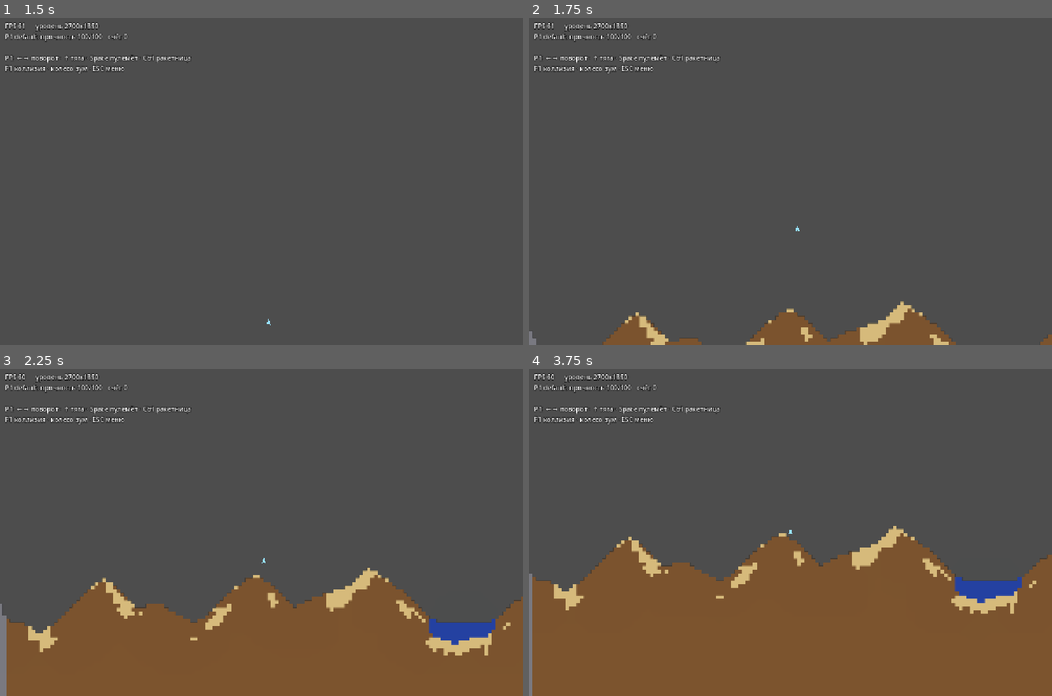
Above: before the commit, frames 1-4 (two rows, left to right).
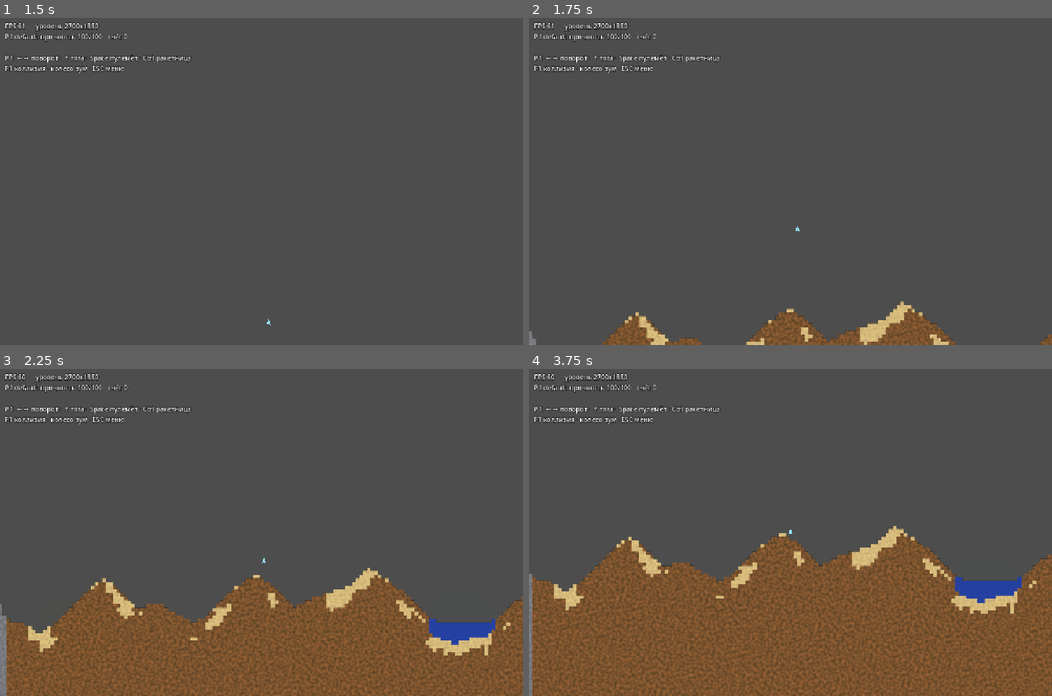
Above: after the commit, the same moments.

Repository: apbrandom/Scoria
Game: Godot game, scene res://scenes/menu/main_menu.tscn
Same seed, same stepped clock (60 frames per second), same inputs: the game is played once before the commit and once after it.
Inputs (mouse positions are in pixels of both pictures, inside the frame that each line leads up to):
- Up to frame 1 (1.5 s): click "Играть" at 0.5 s; click "Один игрок" at 1.25 s
- Up to frame 2 (1.75 s): no input
- Up to frame 3 (2.25 s): tap Enter at 2 s; move the mouse to (376, 516) at 2.02 s; tap R at 2.1 s; click (376, 516) at 2.17 s
- Up to frame 4 (3.75 s): move the mouse to (685, 548) at 2.77 s; tap 1 at 2.85 s; click (685, 548) at 2.92 s; tap Space at 3.5 s; move the mouse to (842, 460) at 3.52 s; tap 2 at 3.6 s; click (842, 460) at 3.67 s

Frame 1 is identical in both runs. In frame 2, less than 0.1% of the frame differs, in the area x 14-100%, y 90-100%; in frame 3, 0.7%; in frame 4, 1.0%, in the area x 0-100%, y 51-100%.

Commit message:
SandLevelGen: шумовая текстура цвета — блочность клеток убрана
Заказчик заметил вживую блочный рельеф, спросил про шейдеры. Причина не в
рендере: _bake_images красила каждый блок CELL_PX x CELL_PX (6x6px) одним
плоским цветом. TestLevelGen уже решал это шумовой модуляцией detail —
применил тот же приём здесь: FastNoiseLite.get_image() на весь холст,
модуляция r/g/b на пиксель для твёрдых материалов. Вода без зерна
намеренно (не сыпучий материал).

Реальные скриншоты (notes/img/sand_level_detail_*.png) подтверждают —
земля/песок зернистые, граница клеток не читается сеткой. CELL_PX не
трогал — самостоятельный дешёвый шаг.

Регрессия: test_sand_level_gen 8/8 (детерминизм цел), полная регрессия
9 сцен без изменений.

Co-Authored-By: Claude Opus 4.8 <noreply@anthropic.com>

Diff:
--- a/Wings-clone/scripts/level/sand_level_gen.gd
+++ b/Wings-clone/scripts/level/sand_level_gen.gd
@@ -64,7 +64,7 @@
 		sim.step()
 		ticks += 1
 
-	return _bake_images(sim, grid_w, grid_h, size, palette)
+	return _bake_images(sim, grid_w, grid_h, size, palette, rng_seed)
 
 
 ## Насыпает исходную форму ДО первого step(): холмистая поверхность (шум) —
@@ -141,14 +141,33 @@
 		_: return TerrainPalette.Cls.EMPTY
 
 
+## Мелкая шумовая вариация цвета ВНУТРИ клетки — без неё блок CELL_PX×CELL_PX
+## однотонный, и граница клеток читается как ровная сетка ("пиксель-арт"),
+## что прямо противоречит заявленному HD-стилю проекта (CLAUDE.md). Тот же
+## приём, что уже в TestLevelGen: один вызов FastNoiseLite.get_image() на весь
+## холст (дёшево, С++), не get_noise_2d() на каждый пиксель (дорого в GDScript).
+static func _detail_noise_bytes(rng_seed: int, size: Vector2i) -> PackedByteArray:
+	var n := FastNoiseLite.new()
+	n.seed = rng_seed
+	n.frequency = 0.15
+	n.fractal_octaves = 1
+	# FORMAT_L8, значения нормализованы в 0..255 (128 ~ ноль исходного шума)
+	return n.get_image(size.x, size.y, false, false, true).get_data()
+
+
 ## Разворачивает осевшую сетку SandSim в пиксельные Image (visual+mask) в
-## разрешении output_size — каждая клетка становится блоком CELL_PX×CELL_PX.
+## разрешении output_size — каждая клетка становится блоком CELL_PX×CELL_PX,
+## но цвет пикселя внутри блока модулируется шумом (см. _detail_noise_bytes),
+## не одна плоская заливка на весь блок.
 static func _bake_images(sim, grid_w: int, grid_h: int, output_size: Vector2i,
-		palette: TerrainPalette) -> Dictionary:
+		palette: TerrainPalette, rng_seed: int) -> Dictionary:
 	var w := output_size.x
 	var h := output_size.y
 	var vis := PackedByteArray(); vis.resize(w * h * 4)
 	var msk := PackedByteArray(); msk.resize(w * h * 4)
+	# +7 — отдельная соль от seed, который уже занят height_noise (rng_seed) и
+	# patch_noise (rng_seed+1) в _carve_initial_terrain — не тот же узор шума.
+	var detail := _detail_noise_bytes(rng_seed + 7, output_size)
 
 	var mr := PackedByteArray(); mr.resize(TerrainPalette.CLASS_COUNT)
 	var mg := PackedByteArray(); mg.resize(TerrainPalette.CLASS_COUNT)
@@ -170,27 +189,40 @@
 			if block_w <= 0:
 				continue
 			var cls := _cls_of(sim.get_cell(gx, gy))
-			var r := 0
-			var g := 0
-			var b := 0
-			var a := 255
-			match cls:
-				TerrainPalette.Cls.EMPTY:
-					a = 0
-				TerrainPalette.Cls.WATER:
-					r = 24; g = 60; b = 190; a = 190
-				TerrainPalette.Cls.INDESTRUCTIBLE:
-					r = 120; g = 120; b = 128
-				TerrainPalette.Cls.SOFT:
-					r = 214; g = 186; b = 122  # песок — светлый тёплый
-				_:  # NORMAL — земля
-					r = 122; g = 82; b = 46
+			var a := 0 if cls == TerrainPalette.Cls.EMPTY else (190 if cls == TerrainPalette.Cls.WATER else 255)
+			var mask_r: int = mr[cls]
+			var mask_g: int = mg[cls]
+			var mask_b: int = mb[cls]
 			for oy in block_h:
 				var row := (py0 + oy) * w
 				for ox in block_w:
-					var o := (row + px0 + ox) * 4
-					vis[o] = r; vis[o + 1] = g; vis[o + 2] = b; vis[o + 3] = a
-					msk[o] = mr[cls]; msk[o + 1] = mg[cls]; msk[o + 2] = mb[cls]; msk[o + 3] = 255
+					var pi := row + px0 + ox
+					var r := 0
+					var g := 0
+					var b := 0
+					match cls:
+						TerrainPalette.Cls.EMPTY:
+							pass
+						TerrainPalette.Cls.WATER:
+							# Вода — без зернистого шума (это не сыпучий материал,
+							# ровная гладь физически уместнее, как и в TestLevelGen).
+							r = 24; g = 60; b = 190
+						TerrainPalette.Cls.INDESTRUCTIBLE:
+							var d := detail[pi] - 128
+							var t := 120 + (d >> 3)
+							r = t; g = t; b = t + 6
+						TerrainPalette.Cls.SOFT:
+							var d := detail[pi] - 128  # песок — светлый тёплый
+							r = 214 + (d >> 3); g = 186 + (d >> 3); b = 122 + (d >> 4)
+						_:  # NORMAL — земля, тёмный тёплый
+							var d := detail[pi] - 128
+							r = 122 + (d >> 2); g = 82 + (d >> 3); b = 46 + (d >> 4)
+					var o := pi * 4
+					vis[o] = clampi(r, 0, 255)
+					vis[o + 1] = clampi(g, 0, 255)
+					vis[o + 2] = clampi(b, 0, 255)
+					vis[o + 3] = a
+					msk[o] = mask_r; msk[o + 1] = mask_g; msk[o + 2] = mask_b; msk[o + 3] = 255
 
 	return {
 		"visual": Image.create_from_data(w, h, false, Image.FORMAT_RGBA8, vis),
Not shown, changed: notes/devlog.md
Not shown, added: notes/img/sand_level_detail_full.png
Not shown, added: notes/img/sand_level_detail_zoom.png
